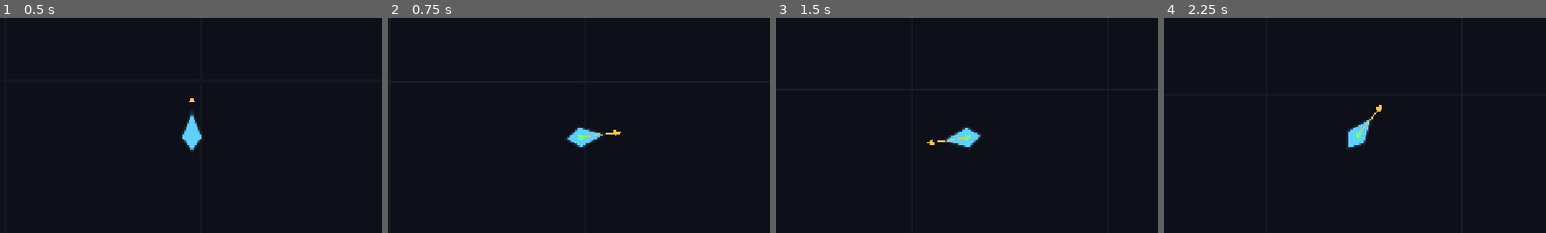
Above: before the commit, frames 1-4 (left to right).
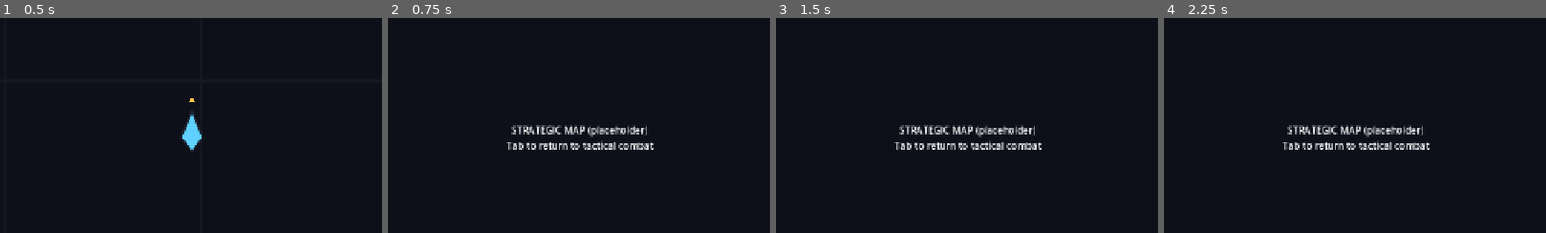
Above: after the commit, the same moments.

Repository: psyinf/seeker
Game: Godot game, scene res://scenes/main/main.tscn
Two runs of this game, one before a commit and one after it. Both use one fixed random seed, a clock stepped at 60 frames per second and the inputs below.
Inputs (mouse positions are % of the whole screen's width and height, from its top left):
- Up to frame 1 (0.5 s): no input
- Up to frame 2 (0.75 s): tap Enter at 0.5 s; move the mouse to (72, 45) at 0.52 s; hold Tab (toggle_mode, bound only after the commit) from 0.53 s (still down); click (72, 45) at 0.67 s
- Up to frame 3 (1.5 s): tap Space at 1.25 s; move the mouse to (30, 55) at 1.27 s; release Tab (toggle_mode, bound only after the commit) at 1.28 s; click (30, 55) at 1.35 s
- Up to frame 4 (2.25 s): tap Tab (toggle_mode, bound only after the commit) at 1.55 s; tap Enter at 2 s; move the mouse to (60, 28) at 2.02 s; hold Tab (toggle_mode, bound only after the commit) from 2.03 s (still down); click (60, 28) at 2.17 s
The pictures show only the part of the screen within x 25-75%, y 22-72%; the shares and areas given below are measured in that part.

Frame 1 is identical in both runs. In frame 2, 2.3% of the frame differs, in the area x 31-70%, y 49-62%; in frame 3, 2.3%; in frame 4, 2.3%.

Commit message:
docs: add feature plan + engine gotchas; scaffold strategic map mode + toggle
Add docs/current_feature_plan.md as the active-feature anchor (linked from AGENTS.md) and record hard-won engine gotchas in guidelines.md (NodePath exports, global class cache, scene-nodes-over-_draw). Scaffold a placeholder StrategicMap mode with a toggle_mode (Tab) action; ModeManager toggles tactical combat <-> strategic map.

Diff:
--- a/project.godot
+++ b/project.godot
@@ -31,6 +31,11 @@
 , Object(InputEventKey,"resource_local_to_scene":false,"resource_name":"","device":-1,"window_id":0,"alt_pressed":false …(181 unchanged characters)…
 ]
 }
+toggle_mode={
+"deadzone": 0.5,
+"events": [Object(InputEventKey,"resource_local_to_scene":false,"resource_name":"","device":-1,"window_id":0,"alt_pressed":false,"shift_pressed":false,"ctrl_pressed":false,"meta_pressed":false,"pressed":false,"keycode":0,"physical_keycode":4194306,"key_label":0,"unicode":0,"location":0,"echo":false,"script":null)
+]
+}
 
 [rendering]
 
--- a/scenes/main/main.tscn
+++ b/scenes/main/main.tscn
@@ -1,10 +1,12 @@
-[gd_scene load_steps=3 format=3]
+[gd_scene load_steps=4 format=3]
 
 [ext_resource type="Script" path="res://scripts/mode_manager.gd" id="1_mm"]
 [ext_resource type="PackedScene" path="res://scenes/modes/tactical_combat/tactical_combat.tscn" id="2_tc"]
+[ext_resource type="PackedScene" path="res://scenes/modes/strategic_map/strategic_map.tscn" id="3_sm"]
 
 [node name="Main" type="Node2D"]
 
 [node name="ModeManager" type="Node" parent="."]
 script = ExtResource("1_mm")
 tactical_combat_scene = ExtResource("2_tc")
+strategic_map_scene = ExtResource("3_sm")
--- /dev/null
+++ b/scenes/modes/strategic_map/strategic_map.gd
@@ -0,0 +1,4 @@
+class_name StrategicMap
+extends Node2D
+## Strategic map mode: zoomed-out travel within the current star system.
+## Placeholder — gameplay (system nodes, selection, travel) is not built yet.
--- /dev/null
+++ b/scenes/modes/strategic_map/strategic_map.tscn
@@ -0,0 +1,23 @@
+[gd_scene load_steps=2 format=3]
+
+[ext_resource type="Script" path="res://scenes/modes/strategic_map/strategic_map.gd" id="1_sm"]
+
+[node name="StrategicMap" type="Node2D"]
+script = ExtResource("1_sm")
+
+[node name="Camera2D" type="Camera2D" parent="."]
+
+[node name="Placeholder" type="CanvasLayer" parent="."]
+
+[node name="Label" type="Label" parent="Placeholder"]
+anchors_preset = 8
+anchor_left = 0.5
+anchor_top = 0.5
+anchor_right = 0.5
+anchor_bottom = 0.5
+grow_horizontal = 2
+grow_vertical = 2
+text = "STRATEGIC MAP (placeholder)
+Tab to return to tactical combat"
+horizontal_alignment = 1
+vertical_alignment = 1
--- a/scripts/mode_manager.gd
+++ b/scripts/mode_manager.gd
@@ -26,6 +26,12 @@
 	switch_to(initial_mode)
 
 
+## Toggles between tactical combat and the strategic map (placeholder wiring).
+func _unhandled_input(event: InputEvent) -> void:
+	if event.is_action_pressed("toggle_mode"):
+		switch_to(Mode.TACTICAL_COMBAT if current_mode == Mode.STRATEGIC_MAP else Mode.STRATEGIC_MAP)
+
+
 func switch_to(mode: Mode) -> void:
 	var scene := _scene_for(mode)
 	if scene == null:
Not shown, added: scenes/modes/strategic_map/strategic_map.gd.uid
Not shown, changed: AGENTS.md
Not shown, added: docs/current_feature_plan.md
Not shown, changed: docs/guidelines.md
